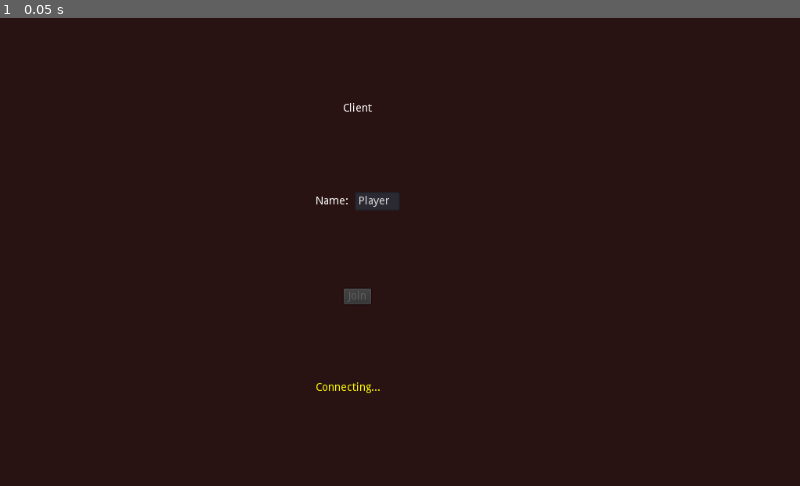
Above: before the commit, frame 1.
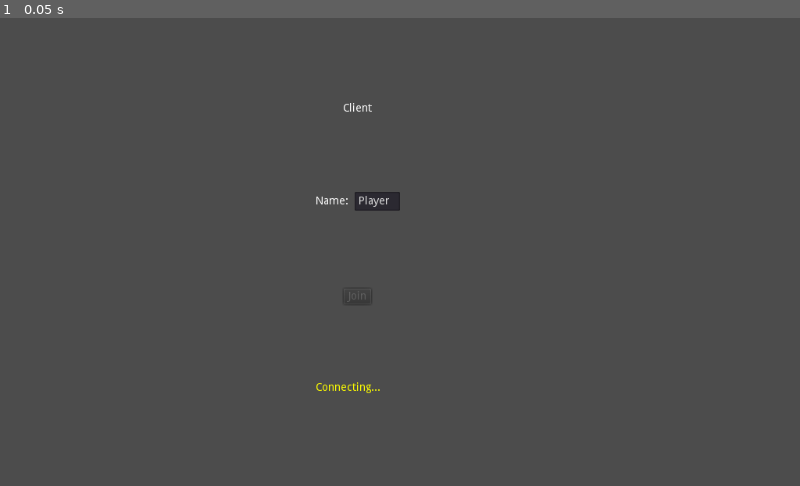
Above: after the commit, the same moment.

Repository: echeng8/tunnelwar
Game: Godot game, scene res://Main.tscn
Two runs of this game, one before a commit and one after it. Both use one fixed random seed, a clock stepped at 60 frames per second and the inputs below.
Inputs:
- Up to frame 1 (0.05 s): no input

The runs differ from the first frame. In frame 1, 100% of the frame differs, in the area x 0-100%, y 0-100%.

Commit message:
Workign on shooting shovel

Diff:
--- a/Client/project.godot
+++ b/Client/project.godot
@@ -61,5 +61,4 @@
 
 [rendering]
 
-environment/default_clear_color=Color( 0.164706, 0.0745098, 0.0745098, 1 )
 environment/default_environment="res://default_env.tres"
